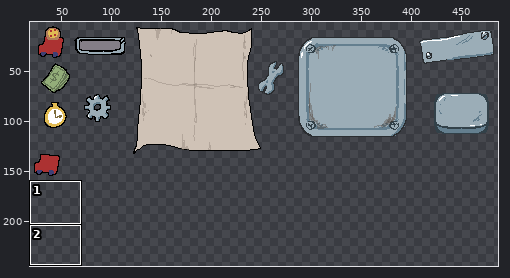
One commit to this pixel-art file: Assets/art/UI/UI.aseprite. Above: a wide view before the commit, with the close-up outlined.
Close-up. Before the edit:
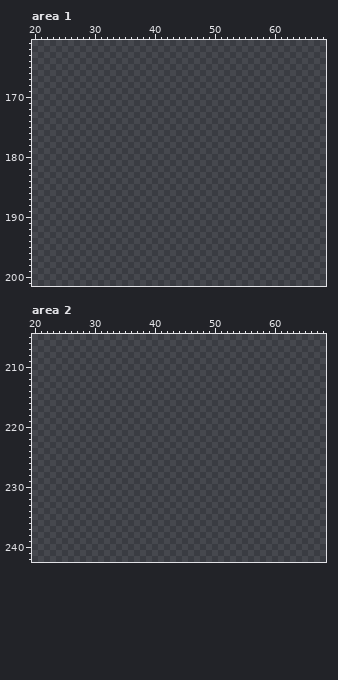
512x512 pixels, 1 frame. Shown: area 1: x 20..68, y 161..201; area 2: x 20..68, y 205..242. The wide view leaves out empty margins.
After:
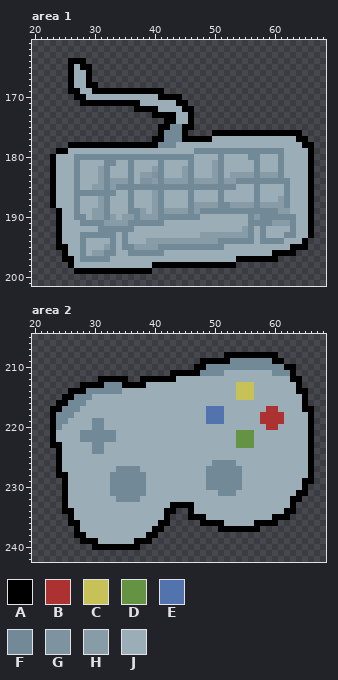
Palette (. is transparent): A #000000  B #ac3232  C #c7c257  D #649343  E #5273ad  F #728a97  G #7d939f  H #879ca7  J #9badb7
Diff:
Area 1, layer "Layer 2":
y 164: x 26..28 ... -> AAA
y 165: x 26..29 .... -> AJAA
y 166..167: x 26..29 .... -> AJJA
y 168: x 26..30 ..... -> AJJAA
y 169: x 26..41 ................ -> AAJJAAAAAAAAAAAA
y 170: x 27..44 .................. -> AAJJJJJJJJJJJJAAAA
y 171: x 28..45 .................. -> AAAAAAAAAAJJJJJJAA
y 172: x 37..46 .......... -> AAAAJJJJAA
y 173: x 40..46 ....... -> AAAAJJA
y 174: x 42..46 ..... -> AAJJA
y 175: x 41..46 ...... -> AAFFAA
y 176: x 41..45 ..... -> AFFFA; x 50..64 ............... -> AAAAAAAAAAAAAAA
y 177: x 40..65 .......................... -> AAFFFAAAAAJJJJJJJJJJJJJJAA
y 178: x 26..66 ......................................... -> AAAAAAAAAAAAAAAFFFJJJJJJJJJJJJJJJJJJJJJAA
y 179: x 24..66 ........................................... -> AAJJJJJJJJJJJJJJJJJJJJJFFFFFFFFFFFFFFFJJJJA
y 180: x 23..66 ............................................ -> AJJJFFFFFFFFFFFFFFFFFFFFJJJJFJJJJFFJJJFJJJJA
y 181: x 23..66 ............................................ -> AJJJFJJJJFFJJFJJJJFJJJJFJJJHFJJJJJFJJJFJJJJA
y 182: x 23..66 ............................................ -> AJJJFJJJHFJJJFJJJHFJJJHFJJJHFJJJJJFJJJFJJJJA
y 183: x 23..66 ............................................ -> AJJJFJJJHFJJJFJHHGFJJJHFJJJHFJHHHHFHHHFJJJJA
y 184: x 23..66 ............................................ -> AJJJFJJJHFHHHFJGGHFHHHHFHHHHFHHFFFFFFFFFJJJA
y 185: x 23..66 ............................................ -> AJJJFJJHHFHFFFFFFFFFFFFFFFFFFFFJJJFJJJJFJJJA
y 186: x 23..66 ............................................ -> AJJJFFFFFFFJJFJJJHFJJJJFJJJJFJJJJJFJJJJFJJJA
y 187: x 23..66 ............................................ -> AJJJFJJJHFJJJFJJJHFJJJJFJJJJFJJJJJFJJJHFJJJA
y 188: x 23..66 ............................................ -> AJJJFJJJHFJJJFJJJHFJJJJFHHHHFFHHHHFHHHHFJJJA
y 189: x 24..66 ........................................... -> AJJFJJHHFJJJFFHJHFHHHHFHFFFFFFFFFFFFFHHJJJA
y 190: x 24..66 ........................................... -> AJJFFJHHFHJHHFHHHFFFFFFFJJJJJJJJFHFFFFFFJJA
y 191: x 24..66 ........................................... -> AJJJFFFFHHHHFFFFFFJJJJJJJJJJJJJJFFFFHHHFJJA
y 192: x 24..66 ........................................... -> AJJJJJJFFFFFFJJJJJJJJJJJJJJJJJJHFJFJJJJFJJA
y 193: x 24..66 ........................................... -> AJJJFFFFFFJFJJJJJJJJJJJJHHHHHHHHFJFJJJFFJJA
y 194: x 24..65 .......................................... -> AJJJFJJJJFJFJJJHHHHHHHHHHHHFFFFFFJFFFFJJJA
y 195: x 24..65 .......................................... -> AAJJFJJJHFJFFHHHHFFFFFFFFFFFJJJJJJJJJJJAAA
y 196: x 25..63 ....................................... -> AJJFJHHFFJJFFFFFFJJJJJJJJJJJJJJJJJJAAAA
y 197: x 25..60 .................................... -> AAJFFFFFJJJJJJJJJJJJJJJJJJJJJAAAAAAA
y 198: x 26..53 ............................ -> AJJJJJJJJJJJJJAAAAAAAAAAAAAA
y 199: x 27..39 ............. -> AAAAAAAAAAAAA
Area 2, layer "Layer 2":
y 208: x 52..60 ......... -> AAAAAAAAA
y 209: x 48..61 .............. -> AAAAAFFFFFFFAA
y 210: x 47..63 ................. -> AAFFFFFFFFFFFFFAA
y 211: x 43..63 ..................... -> AAAAAFFFFJJJJJJJJFFFA
y 212: x 31..35 ..... -> AAAAA; x 38..64 ........................... -> AAAAAAJJJJJJJJJJJJJJJJJJJAA
y 213: x 28..64 ..................................... -> AAAAFFFAAAAJJJJJJJJJJJJJJJCCCJJJJJJJA
y 214: x 26..65 ........................................ -> AAAFFFFFFJJJJJJJJJJJJJJJJJJJCCCJJJJJJJAA
y 215: x 25..65 ......................................... -> AAFFFJJJJJJJJJJJJJJJJJJJJJJJJCCCJJJJJJJJA
y 216: x 24..65 .......................................... -> AAFFFJJJJJJJJJJJJJJJJJJJJJJJJJJJJJJJJJJJJA
y 217: x 23..66 ............................................ -> AAFFFJJJJJJJJJJJJJJJJJJJJJEEEJJJJJJJBBJJJJAA
y 218: x 23..66 ............................................ -> AFFFJJJJJJJJJJJJJJJJJJJJJJEEEJJJJJJBBBBJJJJA
y 219: x 23..66 ............................................ -> AFFJJJJFFJJJJJJJJJJJJJJJJJEEEJJJJJJBBBBJJJJA
y 220: x 23..66 ............................................ -> AFJJJJJFFJJJJJJJJJJJJJJJJJJJJJJJJJJJBBJJJJJA
y 221..222: x 23..66 ............................................ -> AJJJJFFFFFFJJJJJJJJJJJJJJJJJJJJDDDJJJJJJJJJA
y 223: x 23..66 ............................................ -> AAJJJJJFFJJJJJJJJJJJJJJJJJJJJJJDDDJJJJJJJJJA
y 224: x 24..66 ........................................... -> AJJJJJFFJJJJJJJJJJJJJJJJJJJJJJJJJJJJJJJJJJA
y 225: x 24..66 ........................................... -> AJJJJJJJJJJJJJJJJJJJJJJJJJJJJJJJJJJJJJJJJJA
y 226: x 24..66 ........................................... -> AJJJJJJJJJJJJJJJJJJJJJJJJJFFFFJJJJJJJJJJJJA
y 227: x 24..66 ........................................... -> AJJJJJJJJJFFFFJJJJJJJJJJJFFFFFFJJJJJJJJJJJA
y 228: x 24..66 ........................................... -> AAJJJJJJJFFFFFFJJJJJJJJJJFFFFFFJJJJJJJJJJJA
y 229: x 25..66 .......................................... -> AJJJJJJJFFFFFFJJJJJJJJJJFFFFFFJJJJJJJJJJAA
y 230: x 25..65 ......................................... -> AJJJJJJJFFFFFFJJJJJJJJJJFFFFFFJJJJJJJJJJA
y 231: x 25..65 ......................................... -> AJJJJJJJFFFFFFJJJJJJJJJJJJFFFJJJJJJJJJJAA
y 232: x 25..64 ........................................ -> AJJJJJJJJFFFFJJJJJJJJJJJJJJJJJJJJJJJJJAA
y 233: x 25..63 ....................................... -> AJJJJJJJJJJJJJJJJJAAAAJJJJJJJJJJJJJJJJA
y 234: x 25..43 ................... -> AAJJJJJJJJJJJJJJJAA; x 46..63 .................. -> AJJJJJJJJJJJJJJJAA
y 235: x 26..42 ................. -> AJJJJJJJJJJJJJJJA; x 46..62 ................. -> AAAJJJJJJJJJJJAAA
y 236: x 26..42 ................. -> AAJJJJJJJJJJJJJAA; x 48..60 ............. -> AAAAJJJJJAAAA
y 237: x 27..41 ............... -> AJJJJJJJJJJJJAA; x 51..57 ....... -> AAAAAAA
y 238: x 27..40 .............. -> AAJJJJJJJJJJAA
y 239: x 28..39 ............ -> AAAJJJJJJAAA
y 240: x 30..37 ........ -> AAAAAAAA
Changed places in both close-ups, as pixel boxes (x1, y1, x2, y2):
added: (50, 58, 314, 274)
added: (50, 352, 314, 550)
